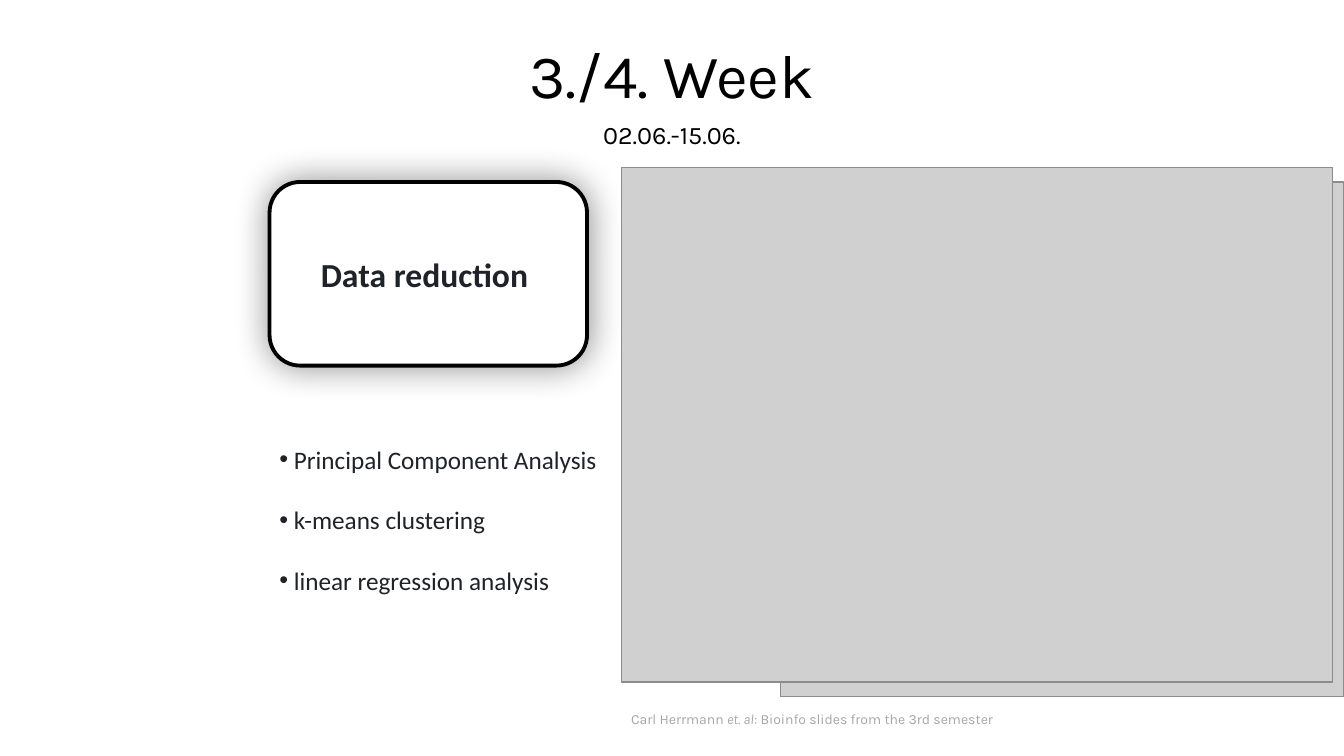
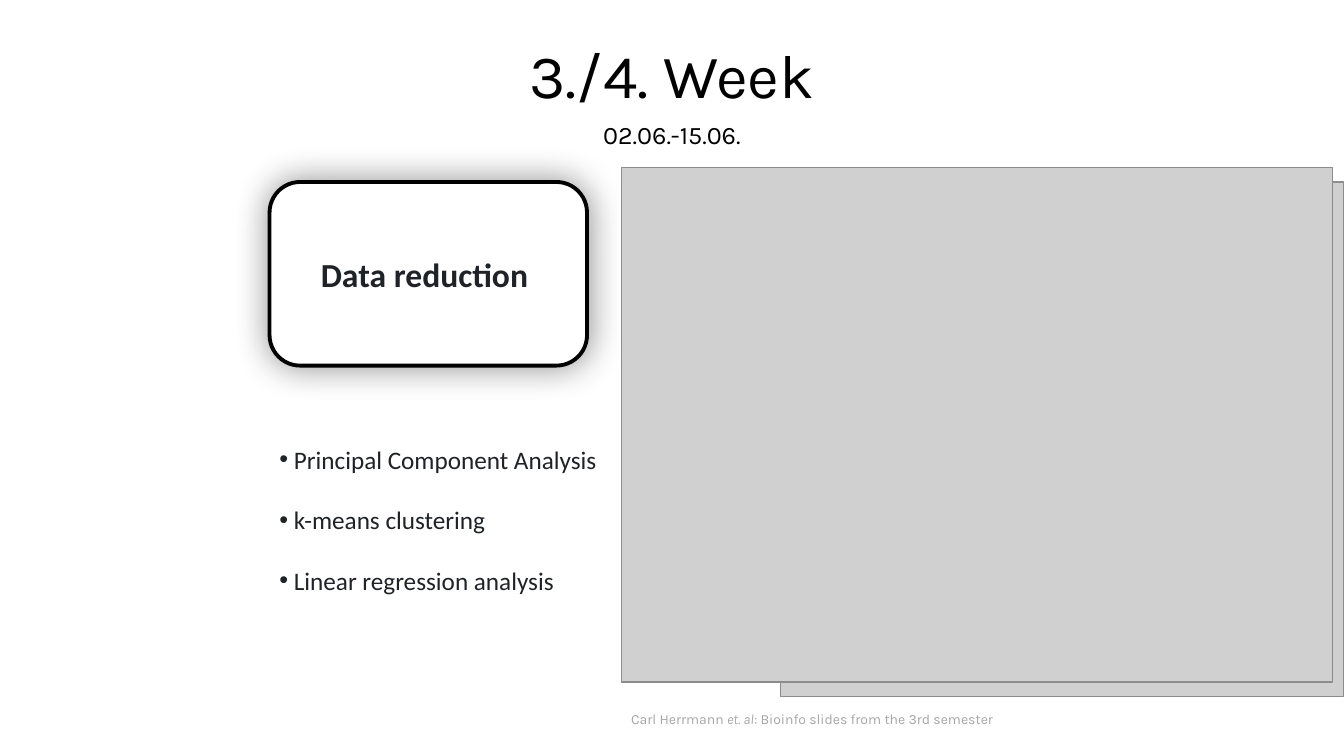
Before and after one commit to MichelaPozzi/2025-topic-03-group-01, a slide deck: slide 9 of Project Proposal.pptx. Drawn at 1344x756 pixels with LibreOffice and Linux fonts; fonts in the diff are those of the drawing; grey boxes stand for pictures. Boxes give left, top, right and bottom in pixels: in the first picture for what was removed or moved away, otherwise in the second. Text is boxed around its words. In the diff, an @@ line names an element or a change of style, - is before the commit and + after.

Commit message:
Corrected Spelling

```diff
--- a/Project Proposal.pptx
+++ b/Project Proposal.pptx
@@ text at box(294, 572, 554, 595): text changed @@
-• linear regression analysis
+• Linear regression analysis
```
Also in this commit, not shown: 4 other slides changed.
